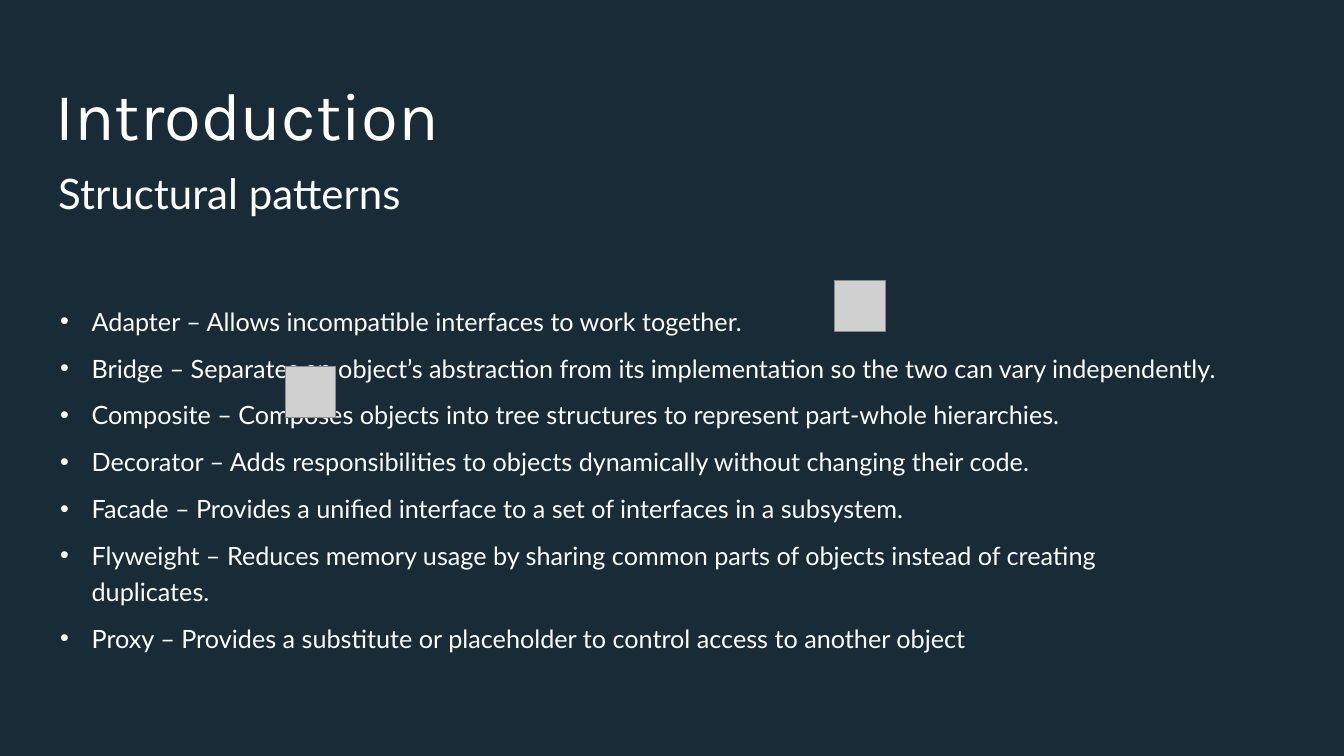
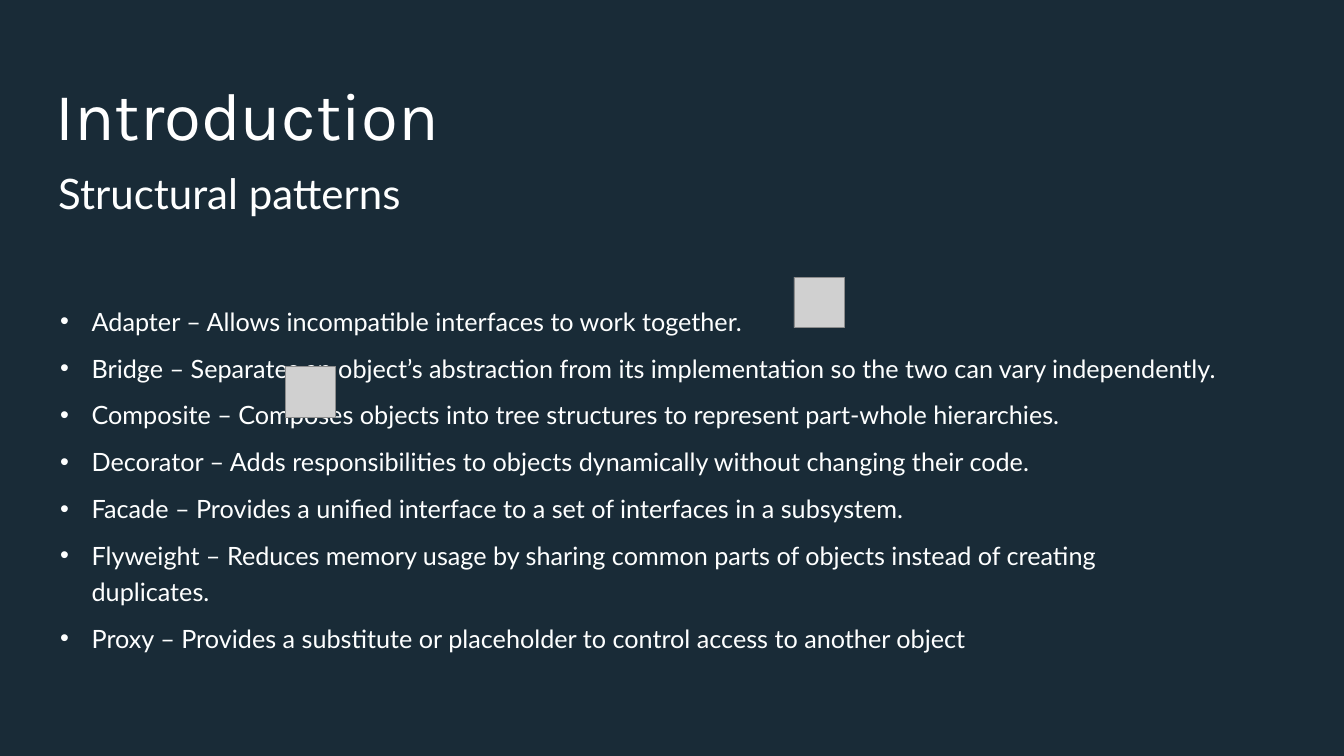
Before and after one commit to Iamsdl/Endava-DesignPatterns, a slide deck: slide 7 of PPT/Back to the basics, explaining design patterns with real life examples - Adapter & State.pptx. Drawn at 1344x756 pixels with LibreOffice and Linux fonts; fonts in the diff are those of the drawing; grey boxes stand for pictures; background and template pictures are left out. Boxes give left, top, right and bottom in pixels: in the first picture for what was removed or moved away, otherwise in the second. Text is boxed around its words. In the diff, an @@ line names an element or a change of style, - is before the commit and + after.

```diff
--- a/PPT/Back to the basics, explaining design patterns with real life examples - Adapter & State.pptx
+++ b/PPT/Back to the basics, explaining design patterns with real life examples - Adapter & State.pptx
@@ text "Adapter – Allows incompatible interfaces ..." at bbox=[92, 312, 1215, 652]: indent changed @@
@@ picture added at bbox=[794, 277, 844, 328] @@
@@ picture removed at bbox=[835, 280, 885, 331] @@
```
Also in this commit, not shown: 16 other slides changed, 3 slides added, 2 slides removed.
